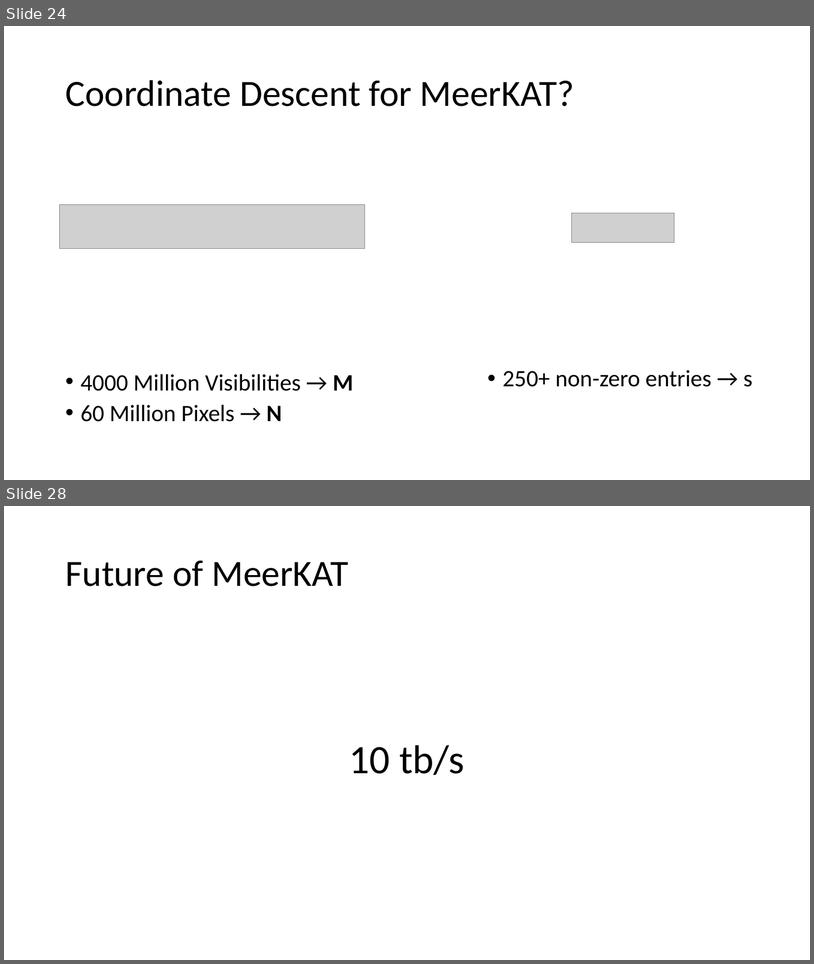
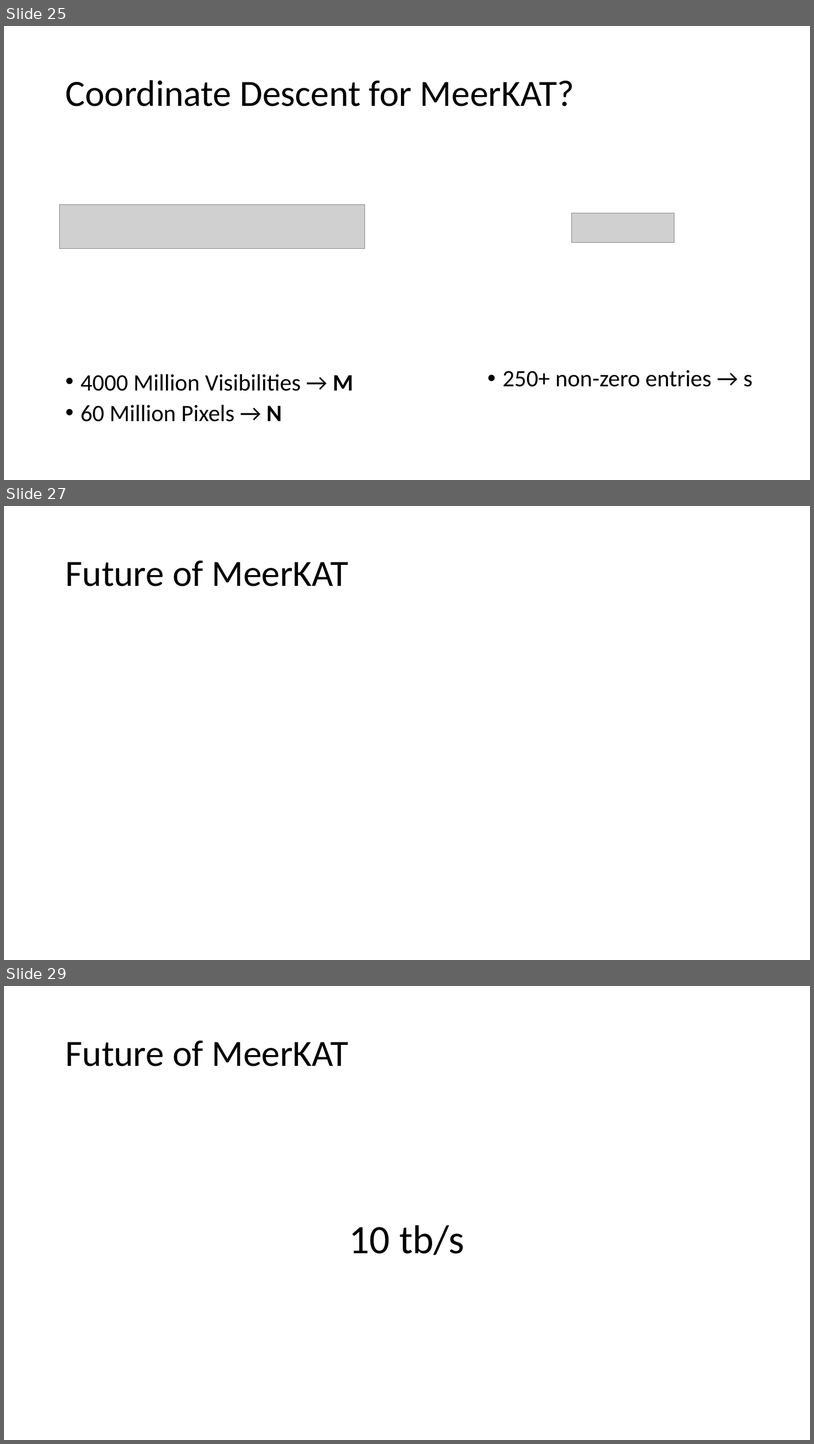
Before and after one commit to lord-blueberry/p8-doc, a slide deck: pp8.pptx. Shown one above the other, each under a label of ours: slides 24 and 28 before the commit, slides 25, 27 and 29 after it; the slides between them are not shown. The pictures are 814x964 and 814x1444 pixels, drawn with LibreOffice and Linux fonts; fonts in the diff are those of the drawing; grey boxes stand for pictures. Boxes give left, top, right and bottom in pixels: in the first picture for what was removed or moved away, otherwise in the second. Text is boxed around its words. In the diff, an @@ line names an element or a change of style, - is before the commit and + after.

```diff
--- a/pp8.pptx
+++ b/pp8.pptx
@@ slide 27 added at (4,506,810,960), background #FFFFFF @@
@@ title added at (65,560,348,586), 44 pt, text #000000 @@
+Future of MeerKAT
@@ what was slide 24 is now slide 25 @@
@@ what was slide 28 is now slide 29 @@
```
Also in this commit, not shown: 9 slides changed, 1 other slide added, 1 slide removed.
